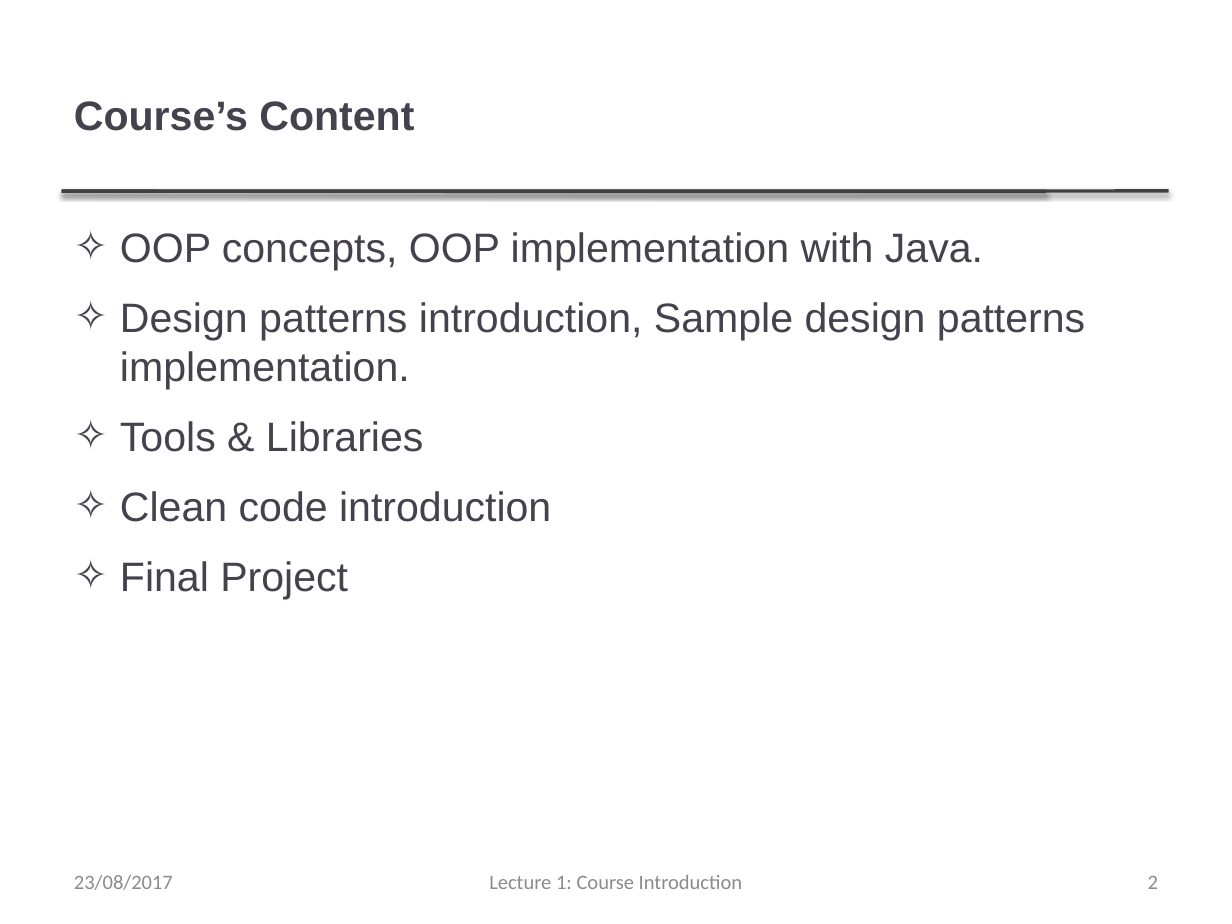
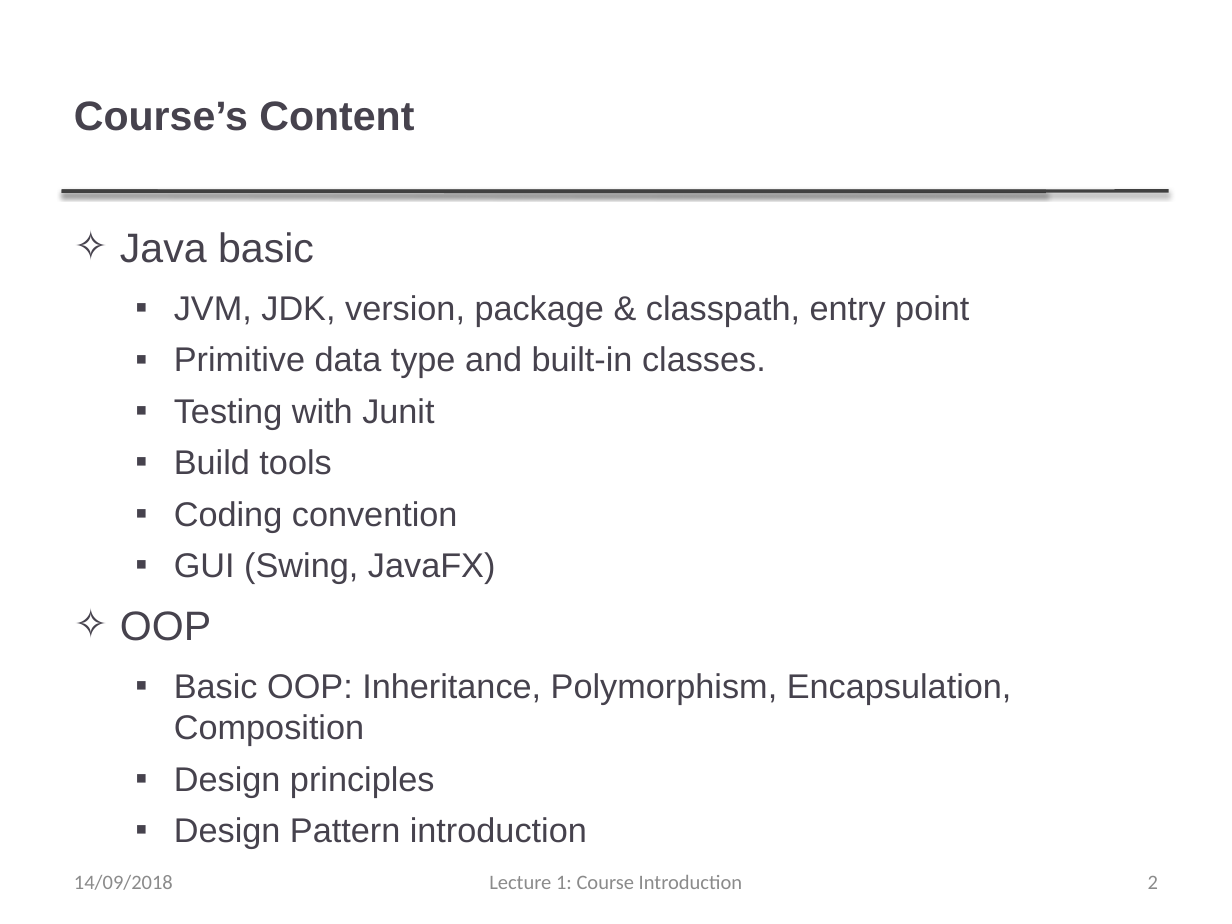
Before and after one commit to thanqminh/thanqminh.github.io, a slide deck: slide 2 of courses/oopjava/lecture1.pptx. Drawn at 1232x924 pixels with LibreOffice and Linux fonts; fonts in the diff are those of the drawing. Boxes give left, top, right and bottom in pixels: in the first picture for what was removed or moved away, otherwise in the second. Text is boxed around its words. In the diff, an @@ line names an element or a change of style, - is before the commit and + after.

```diff
--- a/courses/oopjava/lecture1.pptx
+++ b/courses/oopjava/lecture1.pptx
@@ text at (x1=120, y1=232, x2=1012, y2=848): text changed; size 24 to 20 pt @@
-✧ OOP concepts, OOP implementation with Java.
-✧ Design patterns introduction, Sample design patterns implementation.
-✧ Tools & Libraries
-✧ Clean code introduction
-✧ Final Project
+✧ Java basic
+  ▪ JVM, JDK, version, package & classpath, entry point
+  ▪ Primitive data type and built-in classes.
+  ▪ Testing with Junit
+  ▪ Build tools
+  ▪ Coding convention
+  ▪ GUI (Swing, JavaFX)
+✧ OOP
+  ▪ Basic OOP: Inheritance, Polymorphism, Encapsulation, Composition
+  ▪ Design principles
+  ▪ Design Pattern introduction
@@ text at (x1=74, y1=875, x2=173, y2=890): text changed @@
-23/08/2017
+14/09/2018
```
Also in this commit, not shown: 7 other slides changed, 16 other files.
